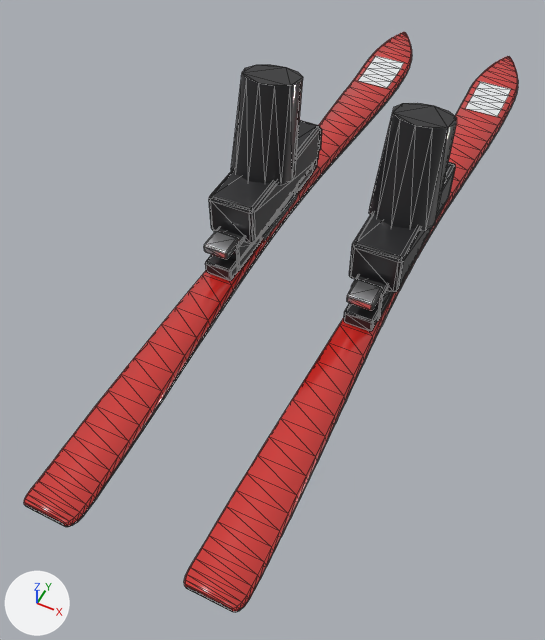
The glTF model pwa/models/swift.glb, before and after one commit.
One viewpoint serves both versions: a camera (50 mm lens) standing at (0.428, -0.348, 1.112) and looking at (-0.024, 0.557, -0.019). The lights are fixed; the arrows at lower left show +X, +Y and +Z. The picture after the commit comes second. Mesh edges are drawn as thin lines. Vertices at exactly the same position are counted once.

The older version as bpy lines, for what is in view:
```python
me_machine = bpy.data.meshes.new('machine')
me_machine.from_pydata(...)  # 1406 vertices, 2684 faces; spans x -0.22..0.22, y 0.0..1.65, z 0.0..0.37
# faces by material slot: [336, 574, 1048, 190, 16, 520]
me_machine.materials.append(mat_aluminium)  # white #eaeaec
me_machine.materials.append(mat_paint)  # red #ce2721
me_machine.materials.append(mat_panel)  # black #242427
me_machine.materials.append(mat_base)  # black #161619
me_machine.materials.append(mat_white)  # white #edeff1
me_machine.materials.append(mat_boot)  # black #1d1d1f
ob_machine = bpy.data.objects.new('machine', me_machine)
ob_machine.location = (0.0, 0.0, 0.0)
```
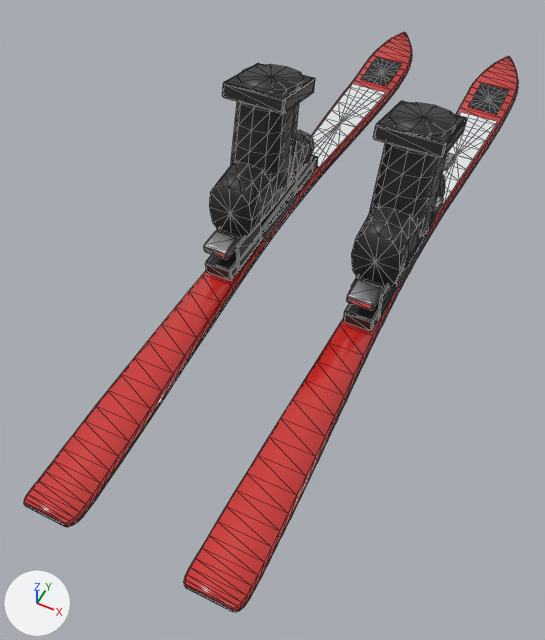
Changed parts and their boxes [x1, y1, x2, y2] in the pictures (545 x 640 px; the box of a moved part takes in the faces that stretch with it):
```json
{"part": 1, "of": "me_machine", "change": "added", "after": [433, 196, 444, 214]}
{"part": 2, "of": "me_machine", "change": "added", "after": [443, 153, 455, 171]}
{"part": 3, "of": "me_machine", "change": "moved or reshaped", "before": [209, 120, 320, 244], "after": [223, 63, 315, 114]}
{"part": 4, "of": "me_machine", "change": "moved or reshaped", "before": [349, 162, 456, 292], "after": [373, 101, 467, 158]}
{"part": 5, "of": "me_machine", "change": "added", "after": [209, 130, 314, 239]}
{"part": 6, "of": "me_machine", "change": "added", "after": [351, 174, 445, 288], "on screen": "black"}
{"part": 7, "of": "me_machine", "change": "added", "after": [312, 84, 386, 167]}
{"part": 8, "of": "me_machine", "change": "added", "after": [443, 112, 497, 204]}
{"part": 9, "of": "me_machine", "change": "deleted", "before": [319, 128, 322, 151], "on screen": "mostly hidden"}
{"part": 10, "of": "me_machine", "change": "built on", "before": [231, 64, 457, 231], "after": [231, 64, 457, 238]}
{"part": 11, "of": "me_machine", "change": "cut back", "before": [358, 56, 511, 117], "after": [361, 57, 509, 114]}
```

Scene script edits in JSON lines:
```json
{"block": "me_machine", "where": "# used by ob_machine; location = (0.0, 0.0, 0.0)"}
{"op": "remove", "block": "me_machine", "code": "me_machine.from_pydata(...)  # 1406 vertices, 2684 faces; spans x -0.22..0.22, y 0.0..1.65, z 0.0..0.37"}
{"op": "add", "block": "me_machine", "code": "me_machine.from_pydata(...)  # 1678 vertices, 3172 faces; spans x -0.21..0.21, y 0.0..1.65, z 0.0..0.37"}
{"block": "me_machine", "change": "me_machine part 1: the loose piece of 8 vertices spanning x 0.12..0.18, y 0.8..0.82, z 0.2..0.21 is copied, and the copy is scaled about its middle by (0.2, 2.2, 1.14), then moved by (0.06, -0.03, -0.01); it spans x 0.2..0.21, y 0.76..0.81, z 0.18..0.21"}
{"block": "me_machine", "change": "me_machine part 2: the loose piece of 8 vertices spanning x 0.12..0.18, y 0.79..0.81, z 0.26..0.27 is copied, and the copy is scaled about its middle by (0.2, 2.2, 1.14), then moved by (0.06, 0.0, 0.02); it spans x 0.2..0.21, y 0.78..0.83, z 0.27..0.29"}
{"block": "me_machine", "change": "me_machine part 3: the loose piece of 56 vertices spanning x -0.2..-0.1, y 0.63..0.95, z 0.09..0.18 is multiplied about its middle by the matrix ((1.355, 0.0, 0.0), (0.0, 0.431, 0.069), (0.0, -0.096, 0.308)), then moved by (0.0, 0.01, 0.2), in mat_panel (black #242427)"}
{"block": "me_machine", "change": "me_machine part 4: the loose piece of 56 vertices spanning x 0.1..0.2, y 0.63..0.95, z 0.09..0.18 is multiplied about its middle by the matrix ((1.355, 0.0, 0.0), (0.0, 0.431, 0.069), (0.0, -0.096, 0.308)), then moved by (0.0, 0.01, 0.2), in mat_panel (black #242427)"}
{"block": "me_machine", "change": "me_machine part 5: a new loose piece of 110 vertices spanning x -0.2..-0.1, y 0.63..0.95, z 0.09..0.22, in mat_boot (black #1d1d1f)"}
{"block": "me_machine", "change": "me_machine part 6: a new loose piece of 110 vertices spanning x 0.1..0.2, y 0.63..0.95, z 0.09..0.22, in mat_boot (black #1d1d1f)"}
{"block": "me_machine", "change": "me_machine part 7: a new loose piece of 17 vertices spanning x -0.2..-0.1, y 0.99..1.39, z 0.02..0.04, in mat_white (white #edeff1)"}
{"block": "me_machine", "change": "me_machine part 8: a new loose piece of 17 vertices spanning x 0.1..0.2, y 0.99..1.39, z 0.02..0.04, in mat_white (white #edeff1)"}
{"block": "me_machine", "change": "me_machine part 9: the loose piece of 56 vertices spanning x -0.19..-0.11, y 0.93..0.98, z 0.09..0.15 is deleted"}
{"block": "me_machine", "change": "me_machine part 10: 56 vertices removed from x -0.22..0.22, y 0.7..0.87, z 0.14..0.37; 140 vertices added at x -0.21..0.21, y 0.69..0.87, z 0.14..0.37"}
{"block": "me_machine", "change": "me_machine part 11: 8 vertices removed from x -0.19..0.19, y 1.41..1.54, z 0.02; 22 vertices added at x -0.19..0.19, y 1.42..1.53, z 0.02"}
{"block": "me_machine", "change": "other edits to the shape of me_machine do not show in these pictures"}
```
